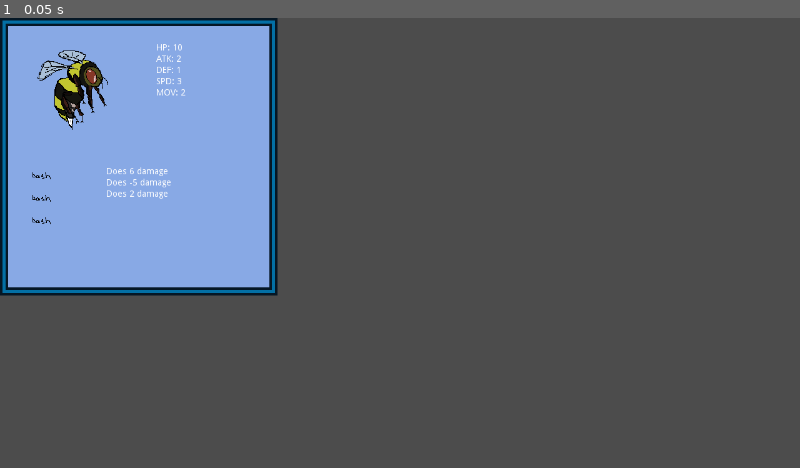
Above: before the commit, frame 1.
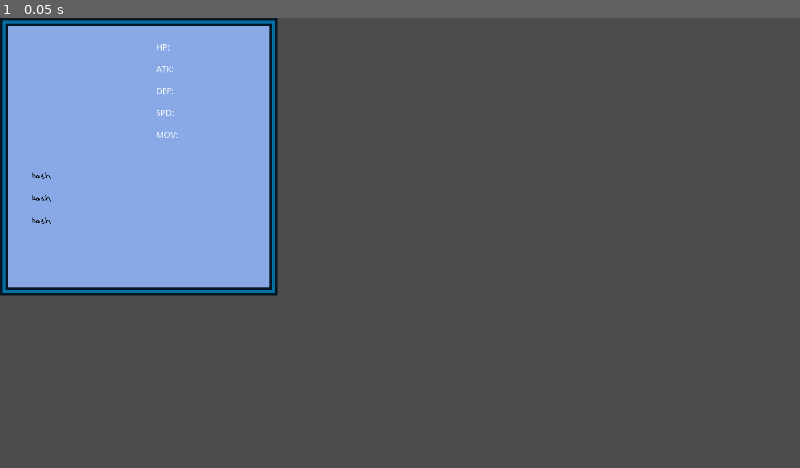
Above: after the commit, the same moment.

Repository: miishin/miipd
Game: Godot game, scene res://assets/scenes/character_stats.tscn
The game is run twice, just before and just after one commit, with the same random seed, the same clock (stepped at 60 frames per second) and the same inputs. This scene is started directly instead of the project's main scene.
Inputs:
- Up to frame 1 (0.05 s): no input

The runs differ from the first frame. In frame 1, 1.0% of the frame differs, in the area x 4-24%, y 5-41%.

Commit message:
stat window shows proper sprites

Diff:
--- a/assets/scenes/character_select.tscn
+++ b/assets/scenes/character_select.tscn
@@ -163,7 +163,6 @@
 position = Vector2( -0.181816, 0 )
 scale = Vector2( 0.999864, 0.999864 )
 frames = SubResource( 1 )
-frame = 1
 playing = true
 centered = false
 
--- a/assets/scripts/character_select.gd
+++ b/assets/scripts/character_select.gd
@@ -101,6 +101,7 @@
 	if current_selection.x != 2:
 		$GridContainer/highlight.position = _convert_pos(current_selection)
 		$GridContainer/highlight.scale = Vector2(1, 1)
+		$Stats.load_unit(cmap[button_grid[current_selection.x][current_selection.y]].instance())
 	else:
 		if current_selection.y == 0:
 			$GridContainer/highlight.position = Vector2(0, 455)
--- a/assets/scripts/character_stats.gd
+++ b/assets/scripts/character_stats.gd
@@ -1,22 +1,16 @@
 extends Control
-var bee = preload("res://assets/scenes/units/bee.tscn")
-
-# Remove later.
-func _ready():
-	var b = bee.instance()
-	b.init_abilities()
-	load_unit(b)
 
 # Takes in a unit and sets this windows data accordingly
 func load_unit(unit : Unit):
+	print(unit)
 	_set_hp(unit.hp)
 	_set_atk(unit.atk)
 	_set_def(unit.def)
 	_set_spd(unit.spd)
 	_set_mov(unit.mov)
-	_set_ability1(unit.abilities[0])
-	_set_ability2(unit.abilities[1])
-	_set_ability3(unit.abilities[2])
+	#_set_ability1(unit.abilities[0])
+	#_set_ability2(unit.abilities[1])
+	#_set_ability3(unit.abilities[2])
 	$CharSprite/CharSprite.frames = unit.get_child(1).frames
 
 
